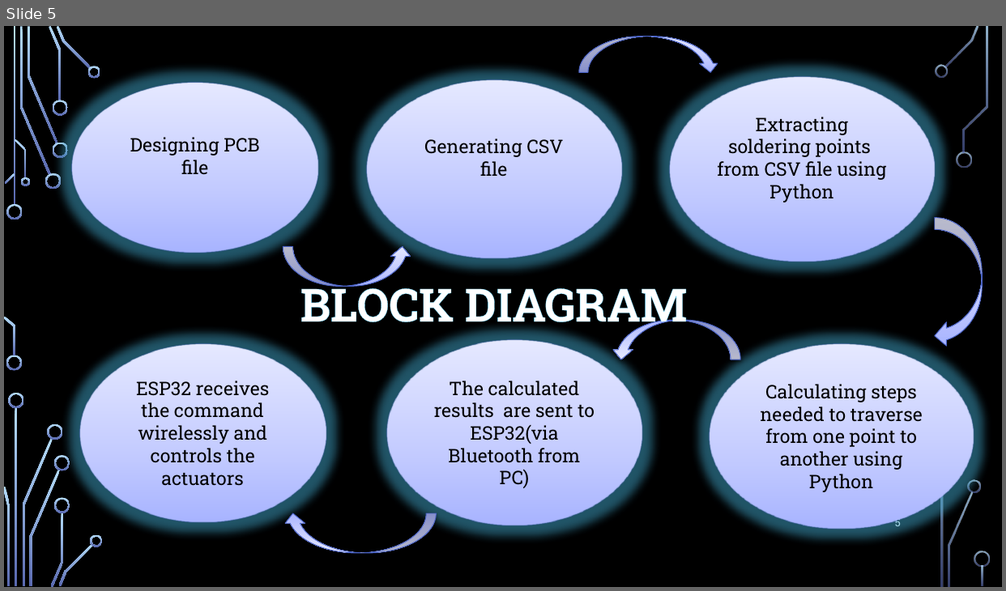
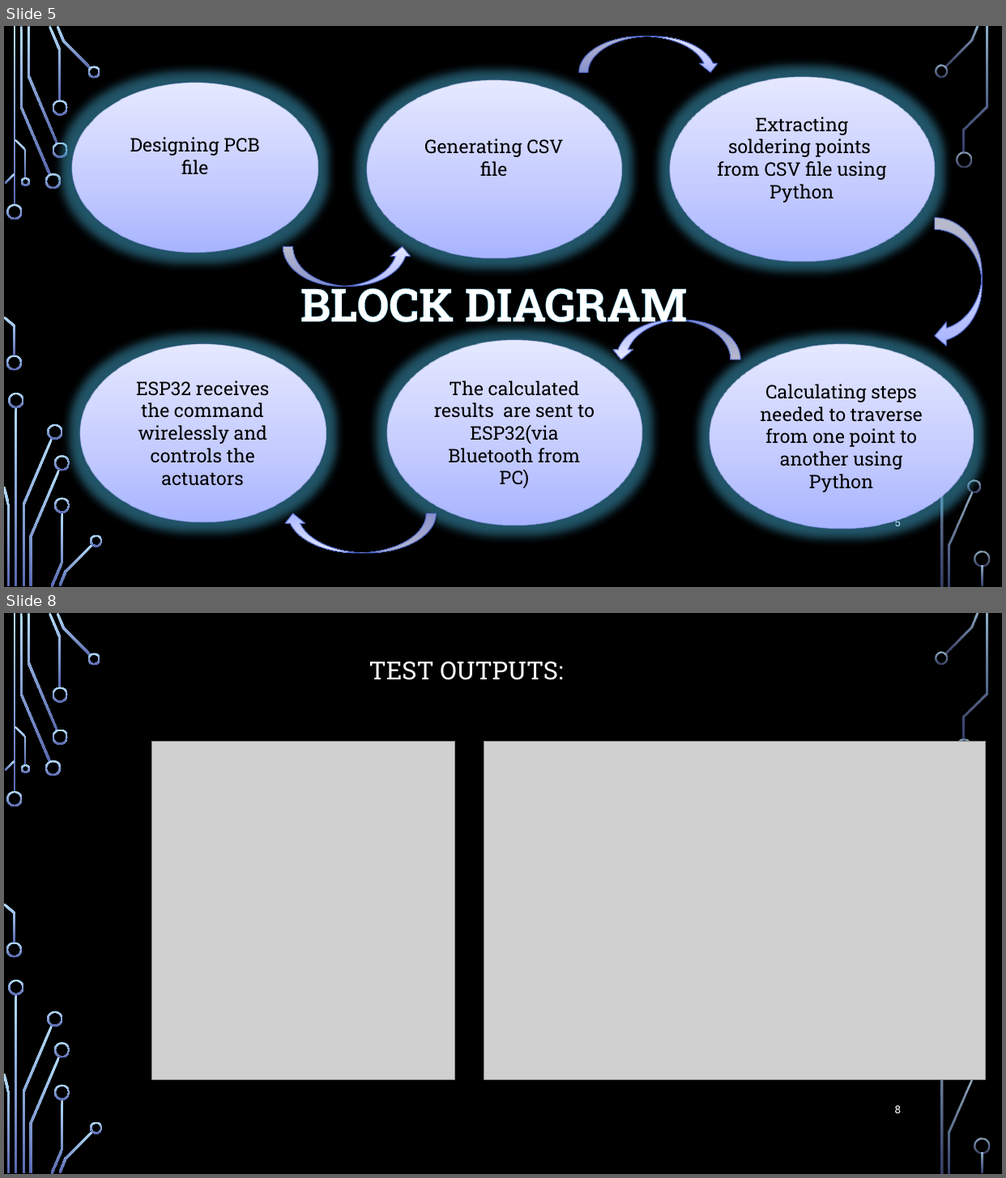
Before and after one commit to kasi2809/plotter_mini_rceg, a slide deck: automated_soldering_machine.pptx. Shown one above the other, each under a label of ours: slide 5 before the commit, slides 5 and 8 after it; the slides between them are not shown. The pictures are 1006x591 and 1006x1178 pixels, drawn with LibreOffice and Linux fonts; fonts in the diff are those of the drawing; grey boxes stand for pictures; background and template pictures are left out. Boxes give left, top, right and bottom in pixels: in the first picture for what was removed or moved away, otherwise in the second. Text is boxed around its words. In the diff, an @@ line names an element or a change of style, - is before the commit and + after.

```diff
--- a/automated_soldering_machine.pptx
+++ b/automated_soldering_machine.pptx
@@ slide 8 added at [4, 613, 1002, 1174], background picture (left out); not listed: 35 template elements that a slide beside it also shows @@
@@ text added at [369, 661, 563, 680], 24 pt, text #FFFFFF @@
+TEST OUTPUTS:
@@ picture added at [152, 741, 454, 1080] @@
@@ picture added at [484, 741, 987, 1080] @@
@@ page number added at [895, 1105, 901, 1114], 10.5 pt, text #FFFFFF @@
+8
```
Also in this commit, not shown: 1 slide changed, 3 other slides added.
